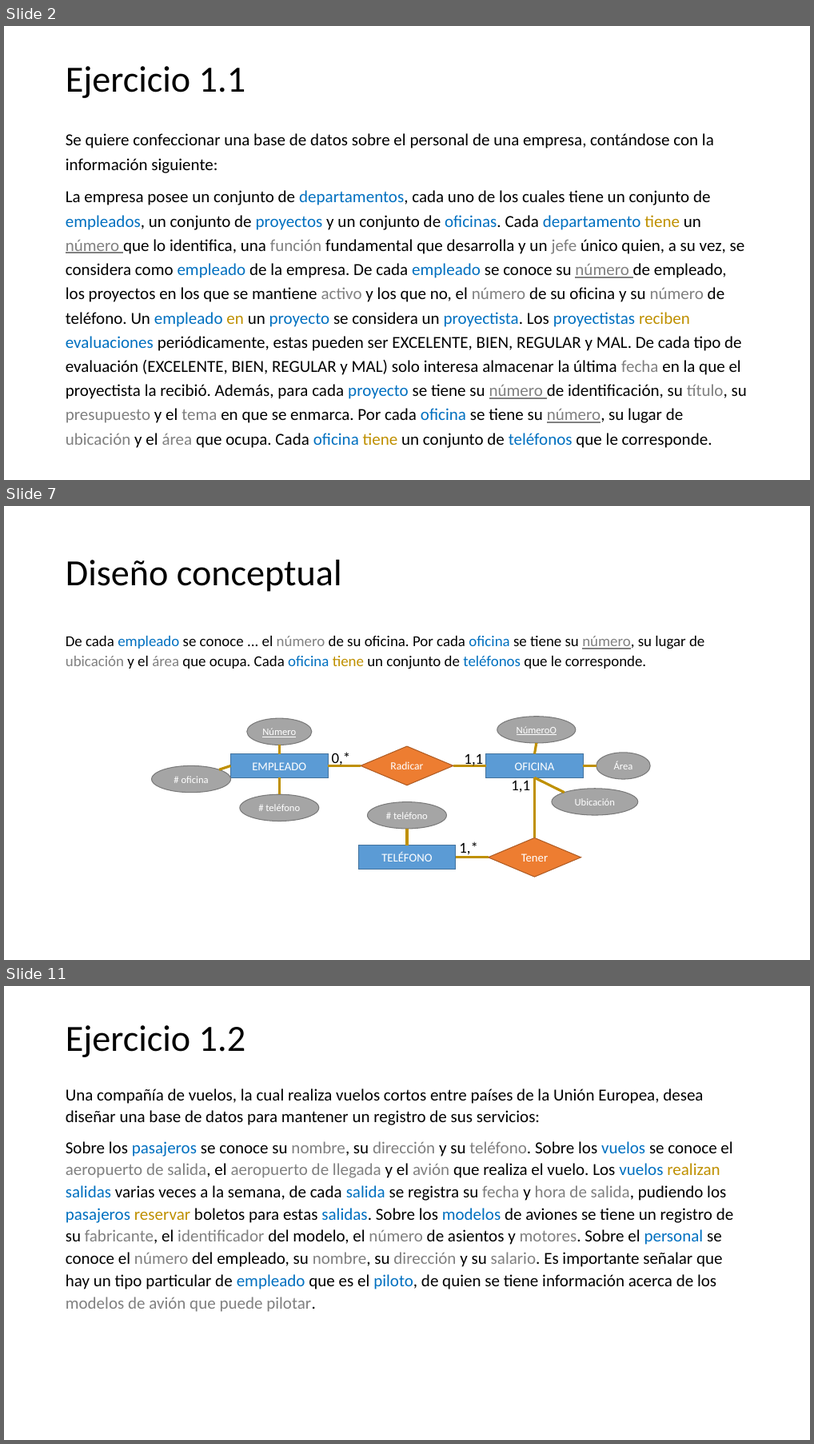
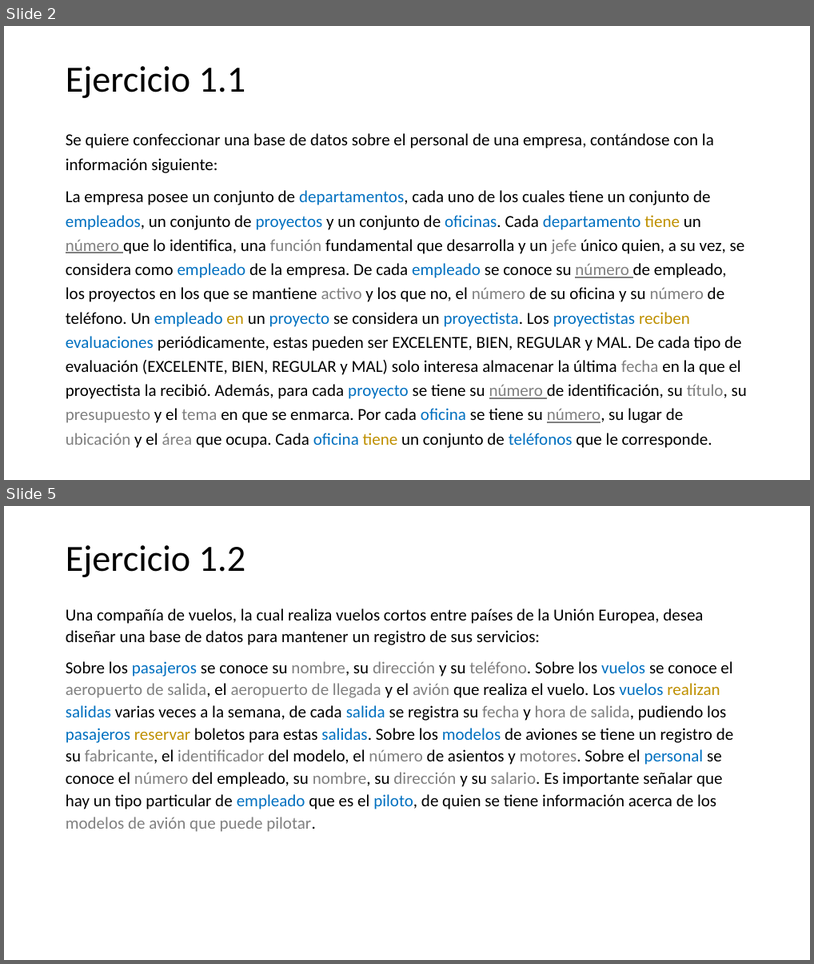
Before and after one commit to anuno61044/Computer-Science-UH, a slide deck: base_de_datos_I/clases_practicas/LAB_02 (solution).pptx. Shown one above the other, each under a label of ours: slides 2, 7 and 11 before the commit, slides 2 and 5 after it; the slides between them are not shown. The pictures are 814x1444 and 814x964 pixels, drawn with LibreOffice and Linux fonts; fonts in the diff are those of the drawing. Boxes give left, top, right and bottom in pixels: in the first picture for what was removed or moved away, otherwise in the second. Text is boxed around its words. In the diff, an @@ line names an element or a change of style, - is before the commit and + after.

```diff
--- a/base_de_datos_I/clases_practicas/LAB_02 (solution).pptx
+++ b/base_de_datos_I/clases_practicas/LAB_02 (solution).pptx
@@ slide 7 removed at bbox=[4, 506, 810, 960], background #FFFFFF @@
@@ title removed at bbox=[66, 560, 342, 592] @@
-Diseño conceptual
@@ text removed at bbox=[66, 636, 705, 669] @@
-De cada empleado se conoce ... el número de su oficina. Por cada oficina se tiene su número, su lugar de ubicación y el área que ocupa. Cada oficina tiene un conjunto de teléfonos que le corresponde.
@@ ellipse removed at bbox=[247, 718, 312, 745] @@
-Número
@@ ellipse removed at bbox=[498, 716, 576, 743] @@
-NúmeroO
@@ line removed from (279, 745) to (279, 753) @@
@@ line removed from (537, 743) to (535, 753) @@
@@ ellipse removed at bbox=[152, 765, 231, 792] @@
-# oficina
@@ line removed from (231, 765) to (219, 770) @@
@@ rectangle removed at bbox=[231, 753, 328, 777] @@
-EMPLEADO
@@ line removed from (328, 765) to (361, 765) @@
@@ text removed at bbox=[332, 752, 351, 767] @@
-0,*
@@ diamond removed at bbox=[361, 746, 454, 785] @@
-Radicar
@@ line removed from (454, 765) to (486, 765) @@
@@ text removed at bbox=[464, 754, 483, 767] @@
-1,1
@@ rectangle removed at bbox=[486, 753, 583, 777] @@
-OFICINA
@@ line removed from (597, 765) to (583, 765) @@
@@ ellipse removed at bbox=[597, 752, 650, 779] @@
-Área
@@ line removed from (279, 778) to (279, 795) @@
@@ text removed at bbox=[511, 780, 530, 792] @@
-1,1
@@ line removed from (535, 778) to (565, 792) @@
@@ line removed from (535, 837) to (535, 778) @@
@@ ellipse removed at bbox=[552, 788, 638, 815] @@
-Ubicación
@@ ellipse removed at bbox=[240, 795, 319, 821] @@
-# teléfono
@@ ellipse removed at bbox=[367, 802, 447, 828] @@
-# teléfono
@@ line removed from (407, 828) to (407, 845) @@
@@ text removed at bbox=[459, 841, 478, 856] @@
-1,*
@@ diamond removed at bbox=[489, 837, 581, 876] @@
-Tener
@@ rectangle removed at bbox=[358, 845, 456, 869] @@
-TELÉFONO
@@ line removed from (456, 857) to (489, 857) @@
@@ what was slide 11 is now slide 5 @@
```
Also in this commit, not shown: 4 slides changed, 6 other slides removed, 7 other files.
